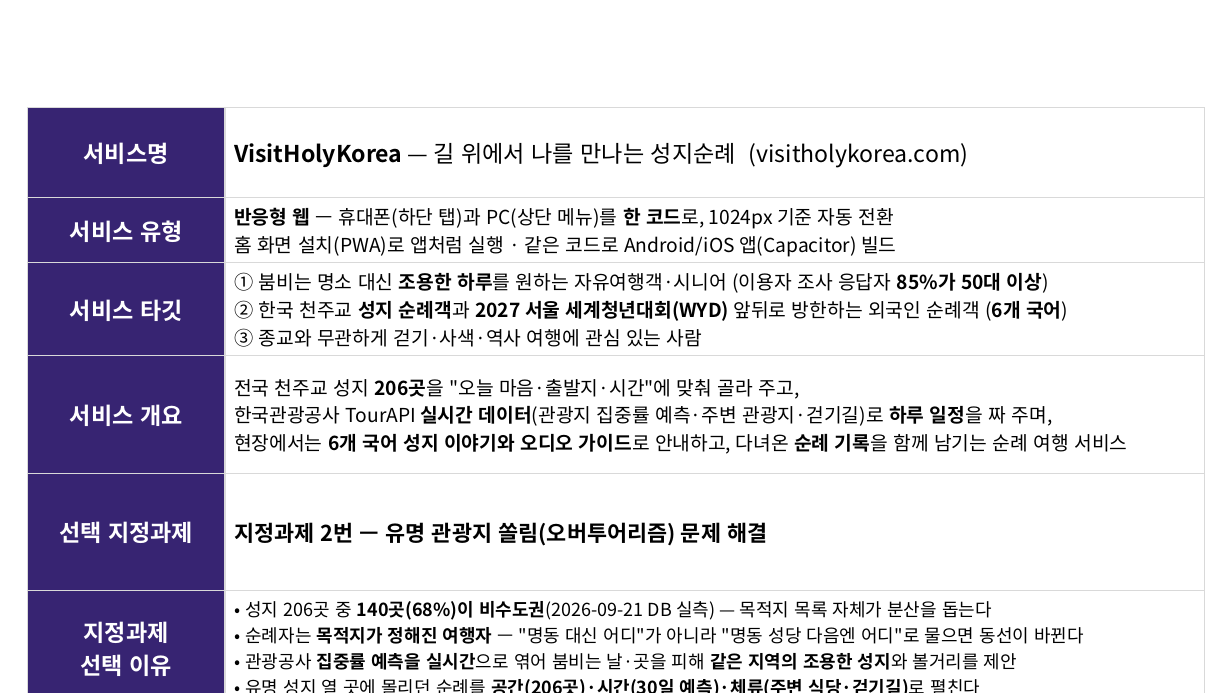
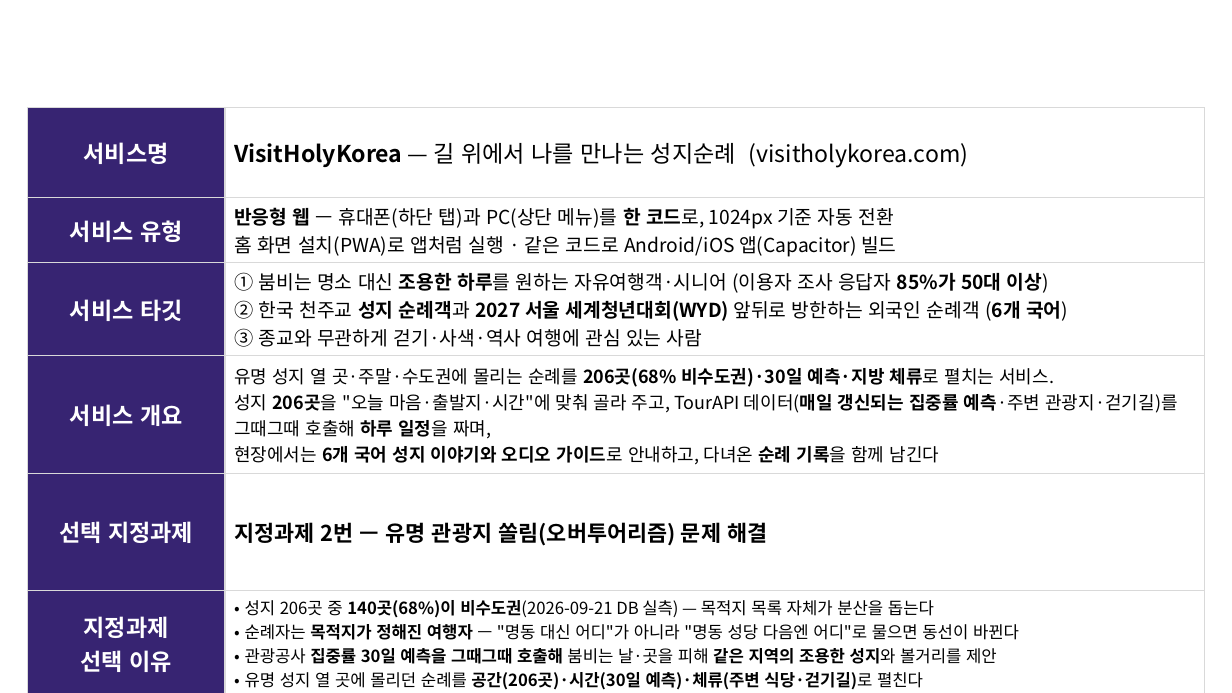
Before and after one commit to linkcontent7-huisun/visitholykorea, a slide deck: slide 2 of docs/10-product/공모전/원본-공모전제출/기능설명서_2026-09-21.pptx. Drawn at 1232x693 pixels with LibreOffice and Linux fonts; fonts in the diff are those of the drawing; background and template pictures are left out. Boxes give left, top, right and bottom in pixels: in the first picture for what was removed or moved away, otherwise in the second. Text is boxed around its words. In the diff, an @@ line names an element or a change of style, - is before the commit and + after.

```diff
--- a/docs/10-product/공모전/원본-공모전제출/기능설명서_2026-09-21.pptx
+++ b/docs/10-product/공모전/원본-공모전제출/기능설명서_2026-09-21.pptx
@@ table at (28, 108, 1205, 693) @@
@@ row 4, column 2: "전국 천주교 성지 206곳을 "오늘 마음·출발지·시간"에 맞춰 골라 주고, / 한국관광공사 TourAPI 실시간 데이터(관광지 집중률 예측·주변 관광지·걷기길)로 하루 일정을 짜 주며, / 현장에서는 6개 국어 성지 이야기와 오디오 가이드로 안내하고, 다녀온 순례 기록을 함께 남기는 순례 여행 서비스" to "유명 성지 열 곳·주말·수도권에 몰리는 순례를 206곳(68% 비수도권)·30일 예측·지방 체류로 펼치는 서비스. / 성지 206곳을 "오늘 마음·출발지·시간"에 맞춰 골라 주고, TourAPI 데이터(매일 갱신되는 집중률 예측·주변 관광지·걷기길)를 그때그때 호출해 하루 일정을 짜며, / 현장에서는 6개 국어 성지 이야기와 오디오 가이드로 안내하고, 다녀온 순례 기록을 함께 남긴다" @@
@@ row 6, column 2: "• 성지 206곳 중 140곳(68%)이 비수도권(2026-09-21 DB 실측) — 목적지 목록 자체가 분산을 돕는다 / • 순례자는 목적지가 정해진 여행자 — "명동 대신 어디"가 아니라 "명동 성당 다음엔 어디"로 물으면 동선이 바뀐다 / • 관광공사 집중률 예측을 실시간으로 엮어 붐비는 날·곳을 피해 같은 지역의 조용한 성지와 볼거리를 제안 / • 유명 성지 열 곳에 몰리던 순례를 공간(206곳)·시간(30일 예측)·체류(주변 식당·걷기길)로 펼친다" to "• 성지 206곳 중 140곳(68%)이 비수도권(2026-09-21 DB 실측) — 목적지 목록 자체가 분산을 돕는다 / • 순례자는 목적지가 정해진 여행자 — "명동 대신 어디"가 아니라 "명동 성당 다음엔 어디"로 물으면 동선이 바뀐다 / • 관광공사 집중률 30일 예측을 그때그때 호출해 붐비는 날·곳을 피해 같은 지역의 조용한 성지와 볼거리를 제안 / • 유명 성지 열 곳에 몰리던 순례를 공간(206곳)·시간(30일 예측)·체류(주변 식당·걷기길)로 펼친다" @@
```
Also in this commit, not shown: 7 other slides changed, 4 other files.
